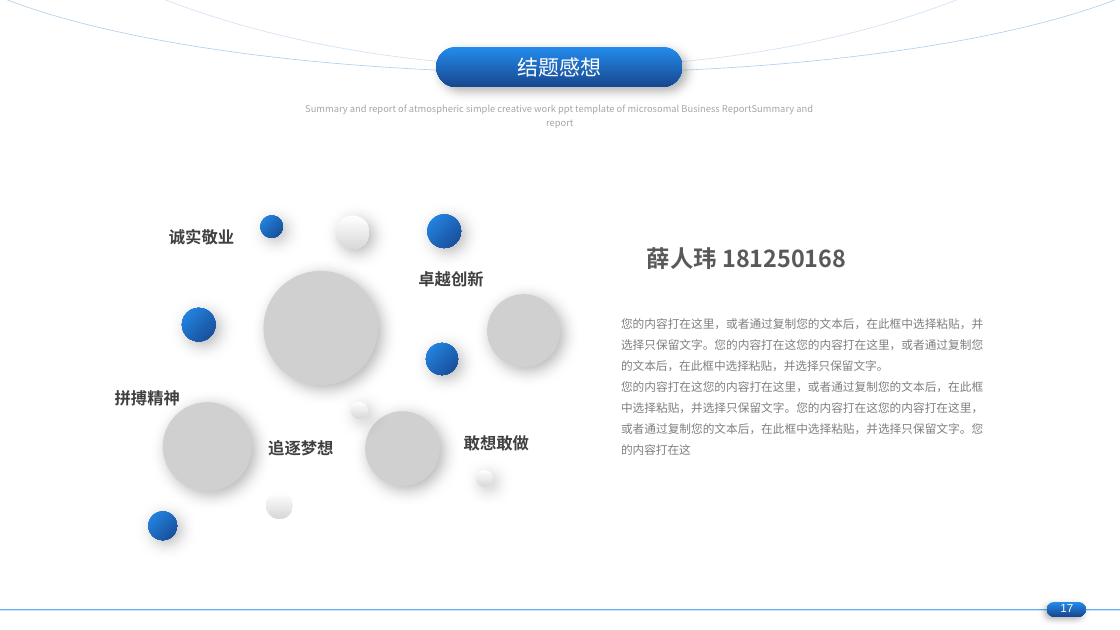
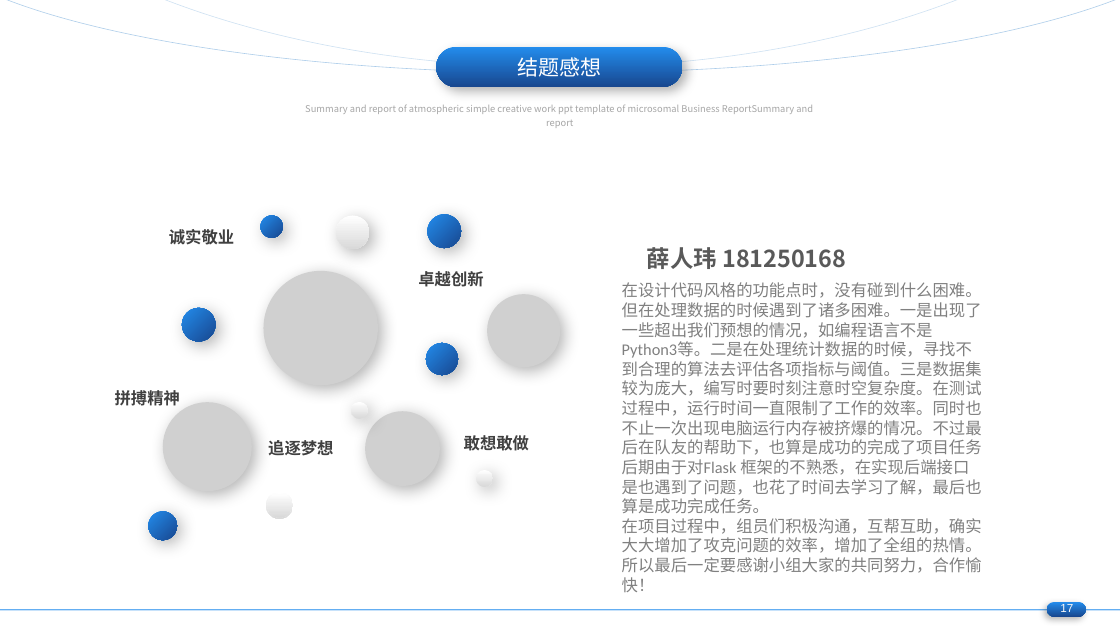
Before and after one commit to cclintris/best-partner, a slide deck: slide 17 of record_data/BigCode大作业ppt.pptx. Drawn at 1120x630 pixels with LibreOffice and Linux fonts; fonts in the diff are those of the drawing; grey boxes stand for pictures. Boxes give left, top, right and bottom in pixels: in the first picture for what was removed or moved away, otherwise in the second. Text is boxed around its words. In the diff, an @@ line names an element or a change of style, - is before the commit and + after.

```diff
--- a/record_data/BigCode大作业ppt.pptx
+++ b/record_data/BigCode大作业ppt.pptx
@@ text at (622,282,982,592): text changed; size 10 to 14 pt; font Noto Sans CJK SC to Calibri @@
-您的内容打在这里，或者通过复制您的文本后，在此框中选择粘贴，并选择只保留文字。您的内容打在这您的内容打在这里，或者通过复制您的文本后，在此框中选择粘贴，并选择只保留文字。
-您的内容打在这您的内容打在这里，或者通过复制您的文本后，在此框中选择粘贴，并选择只保留文字。您的内容打在这您的内容打在这里，或者通过复制您的文本后，在此框中选择粘贴，并选择只保留文字。您的内容打在这
+在设计代码风格的功能点时，没有碰到什么困难。但在处理数据的时候遇到了诸多困难。一是出现了一些超出我们预想的情况，如编程语言不是Python3等。二是在处理统计数据的时候，寻找不到合理的算法去评估各项指标与阈值。三是数据集较为庞大，编写时要时刻注意时空复杂度。在测试过程中，运行时间一直限制了工作的效率。同时也不止一次出现电脑运行内存被挤爆的情况。不过最后在队友的帮助下，也算是成功的完成了项目任务
+后期由于对Flask 框架的不熟悉，在实现后端接口是也遇到了问题，也花了时间去学习了解，最后也算是成功完成任务。
+在项目过程中，组员们积极沟通，互帮互助，确实大大增加了攻克问题的效率，增加了全组的热情。所以最后一定要感谢小组大家的共同努力，合作愉快！
```
Also in this commit, not shown: 1 other file.
